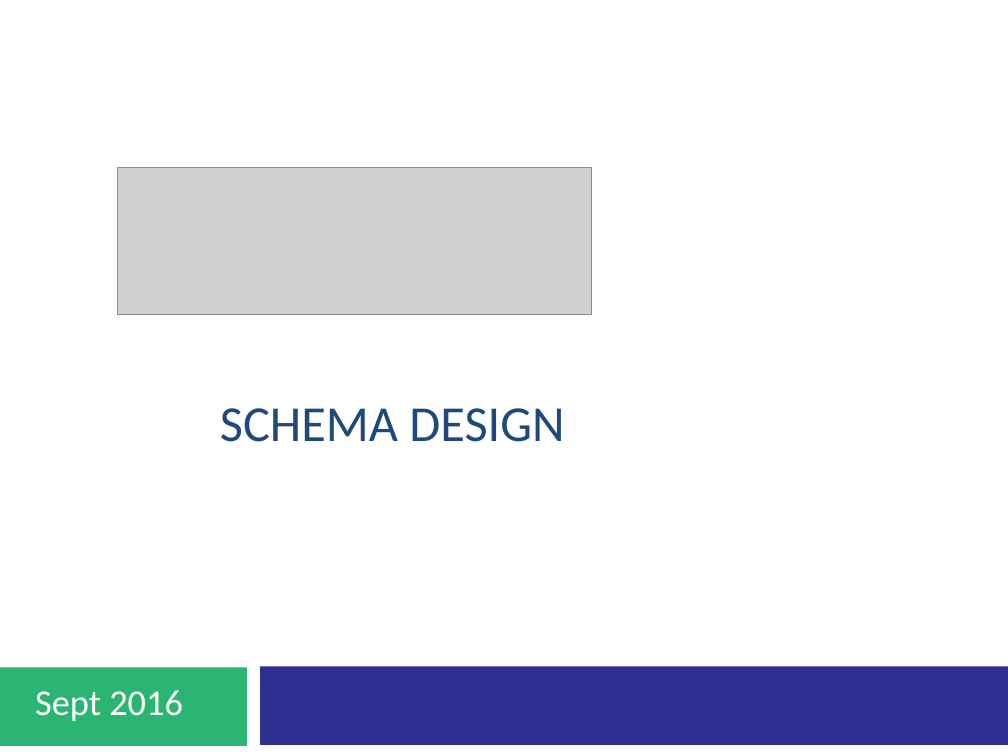
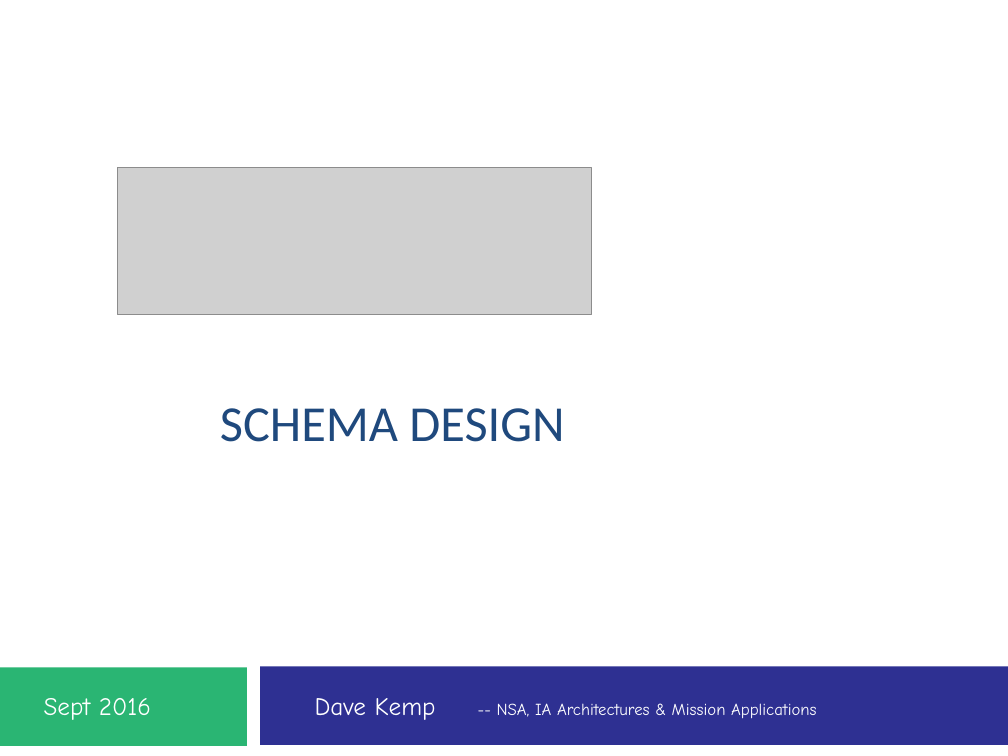
Before and after one commit to OpenC2-org/openc2-davaya, a slide deck: slide 1 of devel/OpenC2 Schema.pptx. Drawn at 1008x756 pixels with LibreOffice and Linux fonts; fonts in the diff are those of the drawing; grey boxes stand for pictures. Boxes give left, top, right and bottom in pixels: in the first picture for what was removed or moved away, otherwise in the second. Text is boxed around its words. In the diff, an @@ line names an element or a change of style, - is before the commit and + after.

```diff
--- a/devel/OpenC2 Schema.pptx
+++ b/devel/OpenC2 Schema.pptx
@@ subtitle "Sept 2016": place and size @@
-subtitle "Sept 2016" at (35, 690, 183, 721)
+subtitle "Sept 2016" at (44, 698, 151, 720)
@@ subtitle "Sept 2016" at (44, 698, 151, 720): size 26 to 18 pt, font Calibri to Comic Neue @@
@@ text added at (315, 698, 817, 720), 12 pt, text #FFFFFF @@
+Dave Kemp -- NSA, IA Architectures & Mission Applications
```
Also in this commit, not shown: 6 other slides changed.
